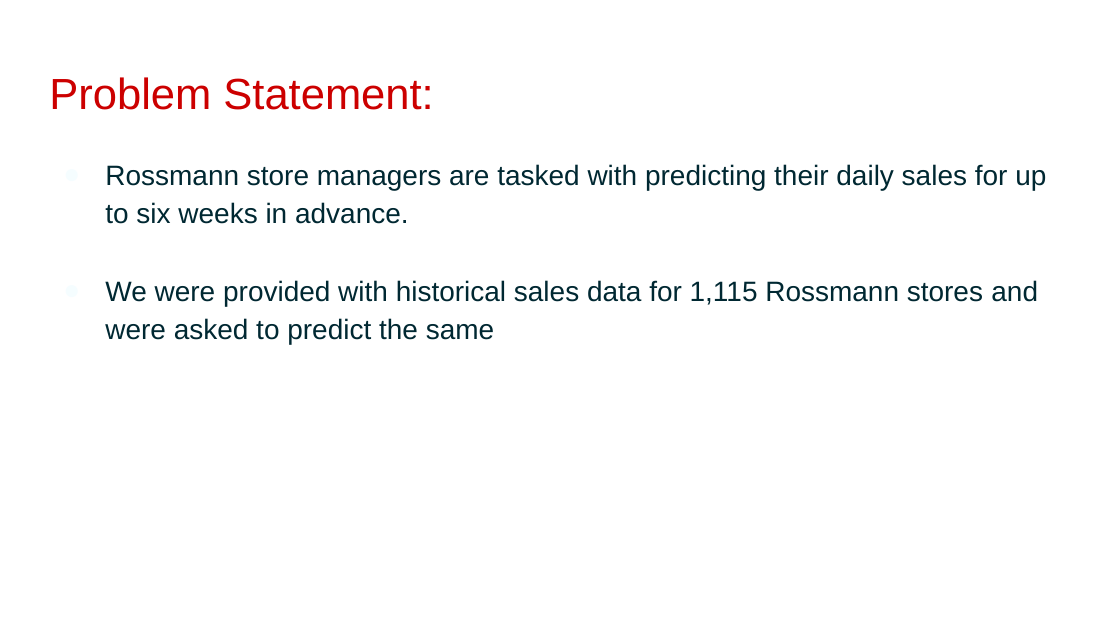
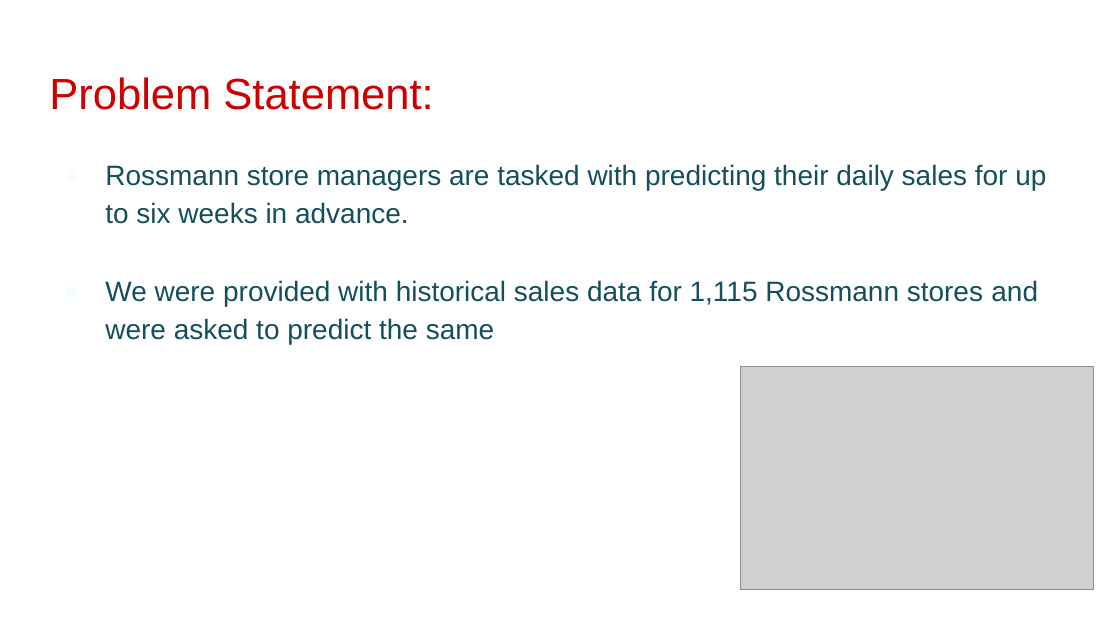
Before and after one commit to hrithikwel8/Rossmann_Sales_Prediction, a slide deck: slide 2 of CapstoneProjectTemplate-210213-230632.pptx. Drawn at 1120x630 pixels with LibreOffice and Linux fonts; fonts in the diff are those of the drawing; grey boxes stand for pictures; background and template pictures are left out. Boxes give left, top, right and bottom in pixels: in the first picture for what was removed or moved away, otherwise in the second. Text is boxed around its words. In the diff, an @@ line names an element or a change of style, - is before the commit and + after.

```diff
--- a/CapstoneProjectTemplate-210213-230632.pptx
+++ b/CapstoneProjectTemplate-210213-230632.pptx
@@ text "Rossmann store managers are tasked ..." at (x1=105, y1=164, x2=1046, y2=345): text colour #002832 to #134F5C @@
@@ picture added at (x1=740, y1=366, x2=1093, y2=590) @@
```
Also in this commit, not shown: 10 other slides changed.
